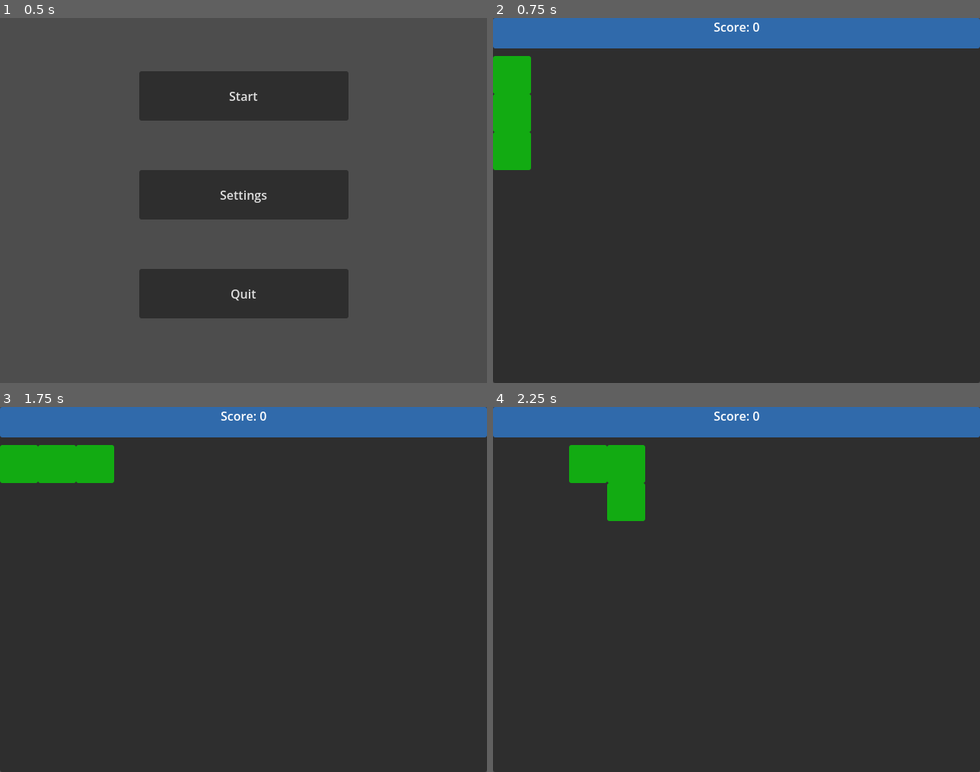
Above: before the commit, frames 1-4 (two rows, left to right).
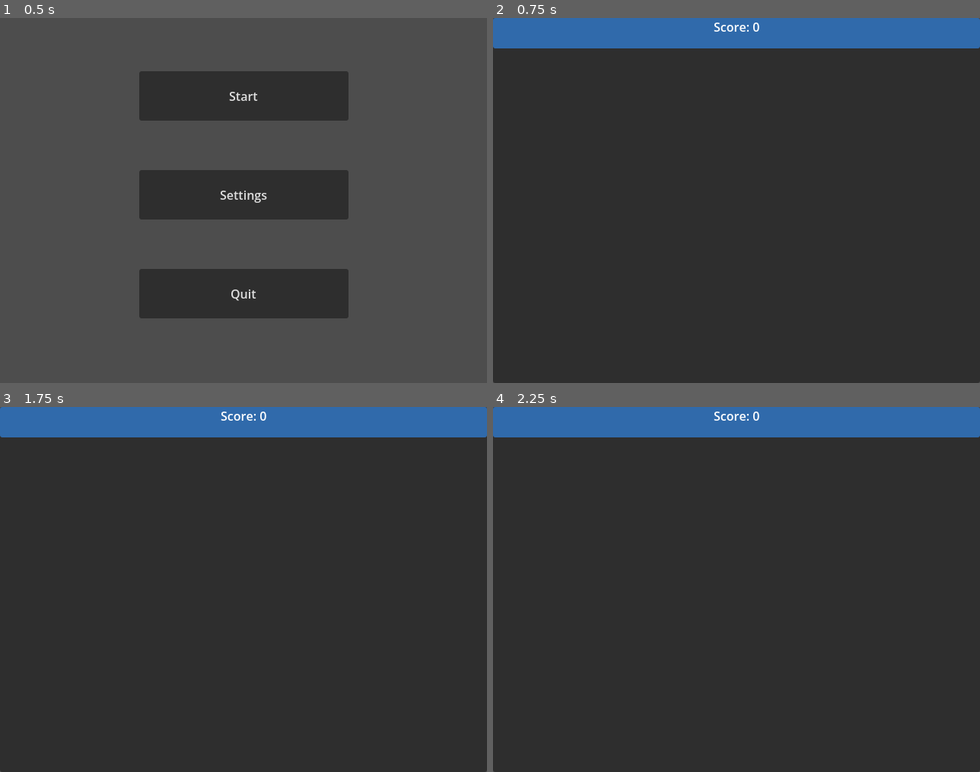
Above: after the commit, the same moments.

Repository: WyattHapper/MACS-Hackathon-2026
Game: Godot game, scene res://MainMenu/main_menu.tscn
Two runs of this game, one before a commit and one after it. Both use one fixed random seed, a clock stepped at 60 frames per second and the inputs below.
Inputs:
- Up to frame 1 (0.5 s): no input
- Up to frame 2 (0.75 s): click "Start" at 0.5 s
- Up to frame 3 (1.75 s): tap Enter at 1.25 s; hold D (move_right) from 1.28 s (still down)
- Up to frame 4 (2.25 s): release D (move_right) at 2.03 s; hold S (move_down) from 2.03 s (still down)

Frame 1 is identical in both runs. In frame 2, 2.4% of the frame differs, in the area x 0-8%, y 10-42%; in frame 3, 2.4%; in frame 4, 2.4%.
Error after the commit: Attempt to call function 'Initialize' in base 'null instance' on a null instance. (res://Game/game.gd:36)

Commit message:
Cleaned up snake movement. Moving snake logic to separate script
Cleaned up snake movement.
Started moving snake's code to a separate script

Diff:
--- a/hackathon-2026/Game/game.gd
+++ b/hackathon-2026/Game/game.gd
@@ -4,6 +4,8 @@
 # Make a proper grid with walls
 # Make snake be able to grow and collide with itself
 # Input buffer?
+
+# Nathan - Cleaning up snake's code and moving it to separate snake_script
 
 # VARIABLES
 
@@ -13,24 +15,11 @@
 # General game variables
 var score: int
 var game_started: bool = false
-var grid_size: int = 20
-var cell_size: int = 50
+@export var grid_size: int = 20
+@export var cell_size: int = 50
 
-# Snake data
-var last_step_data: Array
-var current_step_data: Array
-var snake: Array
-
-# Snake movement
-var start_pos = Vector2(0,0)
-const input_directions := {
-	"move_up": Vector2.UP,
-	"move_down": Vector2.DOWN,
-	"move_left": Vector2.LEFT,
-	"move_right": Vector2.RIGHT,
-}
-var move_dir: Vector2
-var can_move: bool
+#Snake reference
+@onready var snake = $Snake
 
 # Built in function to run on start
 func _ready():
@@ -40,22 +29,14 @@
 func new_game():
 	score = 0
 	$UI.get_node("Score").text = "Score: " + str(score)
-	move_dir = Vector2.UP
-	can_move = true
 	make_snake()
 
 # Clears snake data and makes a new snake
 func make_snake():
-	last_step_data.clear()
-	current_step_data.clear()
-	snake.clear()
-
-	for i in range(3):
-		add_cell(start_pos + Vector2(0, i))
+	snake.Initialize()
 
 # Adds a cell to the snake
 func add_cell(pos):
-	current_step_data.append(pos)
 	# Adding new snake cell object to the array
 	var snake_cell = snake_cell_scene.instantiate()
 	snake_cell.position = (pos * cell_size) + Vector2(0, cell_size)
@@ -64,35 +45,7 @@
 
 # Built in function to process stuff continually
 func _process(_delta):
-	handle_input()
-
-# Handles user input
-func handle_input() -> void:
-	if not can_move:
-		return
-
-	for action in input_directions:
-		# Goes through "move_up", "move_down" etc and checks if its pressed
-		var new_dir: Vector2 = input_directions[action]
-		if Input.is_action_just_pressed(action) and new_dir != -move_dir:
-			move_dir = new_dir
-			can_move = false
-			if not game_started:
-				start_game()
-
-# Moves the snake
-func move_snake() -> void:
-	# Copies the current step data into last step and moves the head data
-	last_step_data = current_step_data.duplicate()
-	current_step_data[0] += move_dir
-
-	# Moves all of the data to be one square ahead
-	for i in range(1, current_step_data.size()):
-		current_step_data[i] = last_step_data[i - 1]
-
-	# Moves the actual snake cell objects one square ahead
-	for i in snake.size():
-		snake[i].position = (current_step_data[i] * cell_size) + Vector2(0, cell_size)
+	pass
 
 # If the game starts then start the timer and other stuff
 func start_game():
@@ -101,5 +54,4 @@
 
 # Connected to timer node so every time it hits the set time it calls this
 func _on_timer_timeout() -> void:
-	can_move = true
-	move_snake()
+	snake.move_snake()
--- /dev/null
+++ b/hackathon-2026/Snake/snake_script.gd
@@ -0,0 +1,75 @@
+extends Node
+
+
+# Called when the node enters the scene tree for the first time.
+func _ready() -> void:
+	pass # Replace with function body.
+
+
+# Called every frame. 'delta' is the elapsed time since the previous frame.
+func _process(delta: float) -> void:
+	handle_input()
+
+# Snake data
+var snake: Array
+var snake_cells: Array
+
+# Snake movement
+var start_pos = Vector2(0,0)
+const input_directions := {
+	"move_up": Vector2.UP,
+	"move_down": Vector2.DOWN,
+	"move_left": Vector2.LEFT,
+	"move_right": Vector2.RIGHT,
+}
+var move_dir: Vector2
+var can_move: bool
+
+#game data
+@onready var game = $Game
+
+func InitializeSnake():
+	move_dir = Vector2.UP
+	can_move = true
+	snake.clear()
+	for i in range(3):
+		snake.push_back(start_pos + Vector2(0, i) * game.cell_size)
+
+# Handles user input
+func handle_input() -> void:
+	if not can_move:
+		return
+
+	for action in input_directions:
+		# Goes through "move_up", "move_down" etc and checks if its pressed
+		var new_dir: Vector2 = input_directions[action]
+		if Input.is_action_just_pressed(action) and new_dir != -move_dir and new_dir != move_dir:
+			move_dir = new_dir
+			can_move = false
+
+func move_snake() -> void:
+	# Copies the current step data into last step and moves the head data
+	#last_step_data = current_step_data.duplicate()
+	var new_position = snake[0] + (move_dir * game.cell_size)
+
+	# Wrap snake to other side
+	if new_position.x > game.grid_size * game.cell_size:
+		new_position.x = 0
+	elif new_position.x < 0:
+		new_position.x = game.grid_size * game.cell_size
+	if new_position.y > game.grid_size * game.cell_size:
+		new_position.y = 0
+	elif new_position.y < 0:
+		new_position.y = game.grid_size * game.cell_size
+
+	# Moves all of the data to be one square ahead
+	#for i in range(1, current_step_data.size()):
+		#current_step_data[i] = last_step_data[i - 1]
+
+	# Moves the actual snake cell objects one square ahead
+	#for i in snake.size():
+		#snake[i].position = (current_step_data[i] * cell_size) + Vector2(0, cell_size)
+
+	#Previous code not needed, remove the last cell and add a new one to the front
+	snake.pop_back()
+	snake.push_front(new_position)
Not shown, added: hackathon-2026/Snake/snake_script.gd.uid
